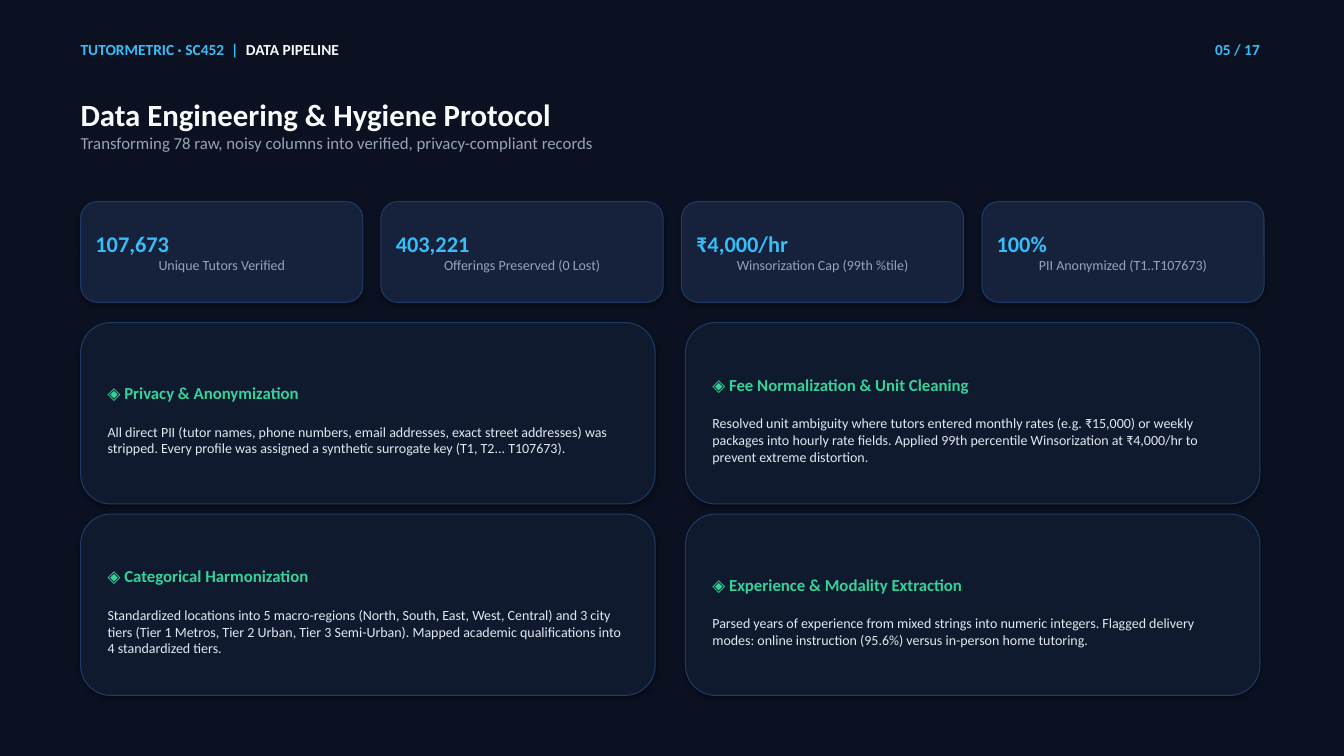
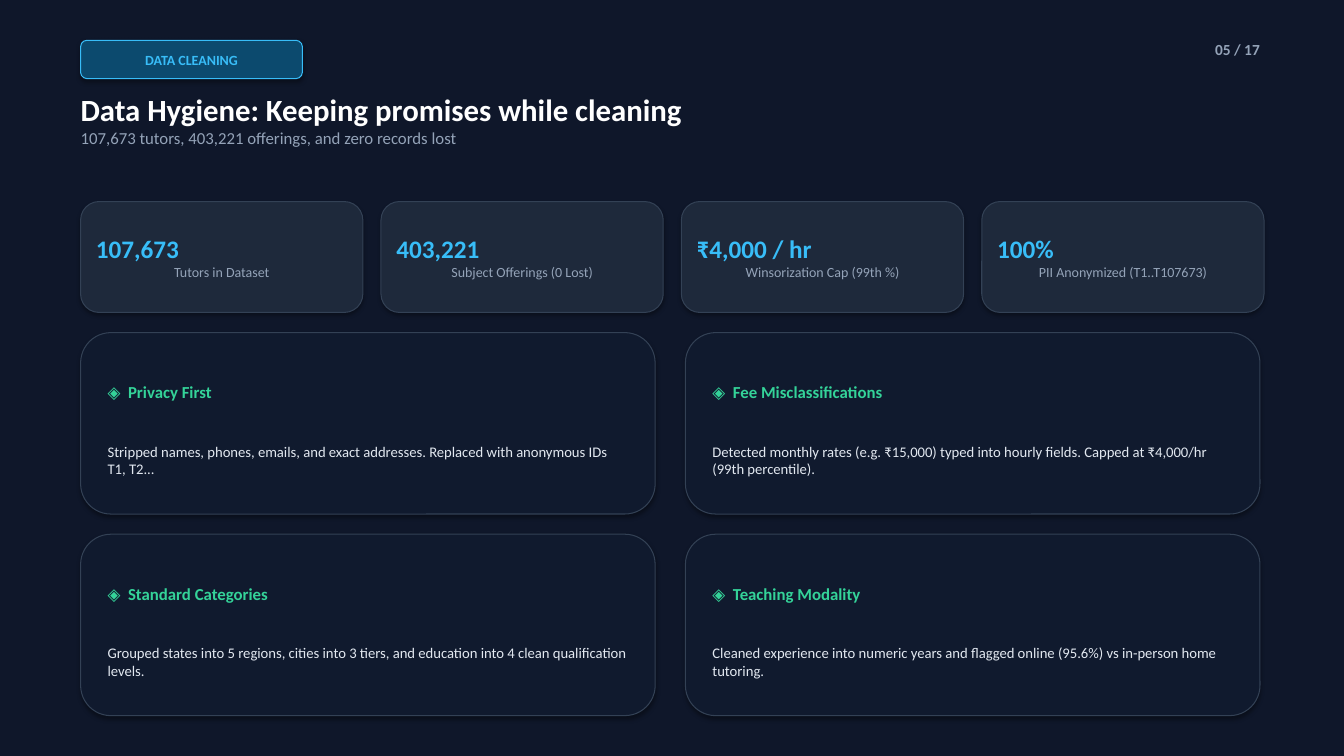
Before and after one commit to nilesh7757/BMPTUTORS, a slide deck: slide 5 of project_showcase_bundle/BMP_Tutors_Deck_Full.pptx. Drawn at 1344x756 pixels with LibreOffice and Linux fonts; fonts in the diff are those of the drawing. Boxes give left, top, right and bottom in pixels: in the first picture for what was removed or moved away, otherwise in the second. Text is boxed around its words. In the diff, an @@ line names an element or a change of style, - is before the commit and + after.

Commit message:
Humanize presentation slides and PPTX: concise titles, zero clutter, punchy insights

```diff
--- a/project_showcase_bundle/BMP_Tutors_Deck_Full.pptx
+++ b/project_showcase_bundle/BMP_Tutors_Deck_Full.pptx
@@ rectangle at (0,0,1344,756): fill #0B1120 to #0F172A @@
@@ rounded rectangle "DATA CLEANING": place and size @@
-rounded rectangle "DATA CLEANING" at (81,45,339,55)
+rounded rectangle "DATA CLEANING" at (81,40,302,79)
@@ rounded rectangle "DATA CLEANING" at (81,40,302,79): vertical alignment top to middle; fill none to #0C4A6E; outline none to #38BDF8 0.75 pt; shadow on @@
@@ text in rounded rectangle at (145,56,237,65): text changed; size 11 to 10 pt @@
-TUTORMETRIC · SC452 | DATA PIPELINE
+DATA CLEANING
@@ text "05 / 17" at (1215,45,1260,55): text colour #38BDF8 to #94A3B8 @@
@@ text at (81,99,681,147): text changed @@
-Data Engineering & Hygiene Protocol
-Transforming 78 raw, noisy columns into verified, privacy-compliant records
+Data Hygiene: Keeping promises while cleaning
+107,673 tutors, 403,221 offerings, and zero records lost
@@ fill #16223C to #1E293B; outline #1E3A66 0.75 pt to #334155 0.75 pt in 3 elements at (682,202,964,313), (381,202,663,313), (81,202,363,313) @@
@@ rounded rectangle "107,673 Tutors in Dataset": place and size @@
-rounded rectangle "107,673 Tutors in Dataset" at (81,202,363,302)
+rounded rectangle "107,673 Tutors in Dataset" at (81,202,363,313)
@@ rounded rectangle "403,221 Subject Offerings (0 Lost)": place and size @@
-rounded rectangle "403,221 Subject Offerings (0 Lost)" at (381,202,663,302)
+rounded rectangle "403,221 Subject Offerings (0 Lost)" at (381,202,663,313)
@@ rounded rectangle "₹4,000 / hr Winsorization Cap ...": place and size @@
-rounded rectangle "₹4,000 / hr Winsorization Cap ..." at (682,202,964,302)
+rounded rectangle "₹4,000 / hr Winsorization Cap ..." at (682,202,964,313)
@@ rounded rectangle "100% PII Anonymized (T1..T107673)": place and size @@
-rounded rectangle "100% PII Anonymized (T1..T107673)" at (982,202,1264,302)
+rounded rectangle "100% PII Anonymized (T1..T107673)" at (982,202,1264,313)
@@ rounded rectangle "100% PII Anonymized (T1..T107673)" at (982,202,1264,313): size 16 to 18 pt in "100%"; fill #16223C to #1E293B; outline #1E3A66 0.75 pt to #334155 0.75 pt @@
@@ text in rounded rectangle at (96,241,269,277): text changed @@
-107,673
-Unique Tutors Verified
+107,673
+Tutors in Dataset
@@ text in rounded rectangle at (396,241,592,280): text changed @@
-403,221
-Offerings Preserved (0 Lost)
+403,221
+Subject Offerings (0 Lost)
@@ text in rounded rectangle at (697,240,882,279): text changed @@
-₹4,000/hr
-Winsorization Cap (99th %tile)
+₹4,000 / hr
+Winsorization Cap (99th %)
@@ rounded rectangle "◈ Privacy First": place and size @@
-rounded rectangle "◈ Privacy First" at (81,323,655,504)
+rounded rectangle "◈ Privacy First" at (81,333,655,514)
@@ rounded rectangle "◈ Fee Misclassifications": place and size @@
-rounded rectangle "◈ Fee Misclassifications" at (686,323,1260,504)
+rounded rectangle "◈ Fee Misclassifications" at (686,333,1260,514)
@@ text in rounded rectangle at (108,386,607,476): text changed; size 10 to 10.5 pt @@
-◈ Privacy & Anonymization
-All direct PII (tutor names, phone numbers, email addresses, exact street addresses) was stripped. Every profile was assigned a synthetic surrogate key (T1, T2... T107673).
+◈ Privacy First
+Stripped names, phones, emails, and exact addresses. Replaced with anonymous IDs T1, T2...
@@ text in rounded rectangle at (712,386,1207,477): text changed; size 10 to 10.5 pt @@
-◈ Fee Normalization & Unit Cleaning
-Resolved unit ambiguity where tutors entered monthly rates (e.g. ₹15,000) or weekly packages into hourly rate fields. Applied 99th percentile Winsorization at ₹4,000/hr to prevent extreme distortion.
+◈ Fee Misclassifications
+Detected monthly rates (e.g. ₹15,000) typed into hourly fields. Capped at ₹4,000/hr (99th percentile).
@@ outline #1E3A66 0.75 pt to #334155 0.75 pt in 4 elements at (686,333,1260,514), (686,534,1260,716), (81,333,655,514), (81,534,655,716) @@
@@ rounded rectangle "◈ Standard Categories": place and size @@
-rounded rectangle "◈ Standard Categories" at (81,514,655,696)
+rounded rectangle "◈ Standard Categories" at (81,534,655,716)
@@ rounded rectangle "◈ Teaching Modality": place and size @@
-rounded rectangle "◈ Teaching Modality" at (686,514,1260,696)
+rounded rectangle "◈ Teaching Modality" at (686,534,1260,716)
@@ text in rounded rectangle at (108,588,626,676): text changed; size 10 to 10.5 pt @@
-◈ Categorical Harmonization
-Standardized locations into 5 macro-regions (North, South, East, West, Central) and 3 city tiers (Tier 1 Metros, Tier 2 Urban, Tier 3 Semi-Urban). Mapped academic qualifications into 4 standardized tiers.
+◈ Standard Categories
+Grouped states into 5 regions, cities into 3 tiers, and education into 4 clean qualification levels.
@@ text in rounded rectangle at (712,588,1216,679): text changed; size 10 to 10.5 pt @@
-◈ Experience & Modality Extraction
-Parsed years of experience from mixed strings into numeric integers. Flagged delivery modes: online instruction (95.6%) versus in-person home tutoring.
+◈ Teaching Modality
+Cleaned experience into numeric years and flagged online (95.6%) vs in-person home tutoring.
```
Also in this commit, not shown: 16 other slides changed, 4 other files.
